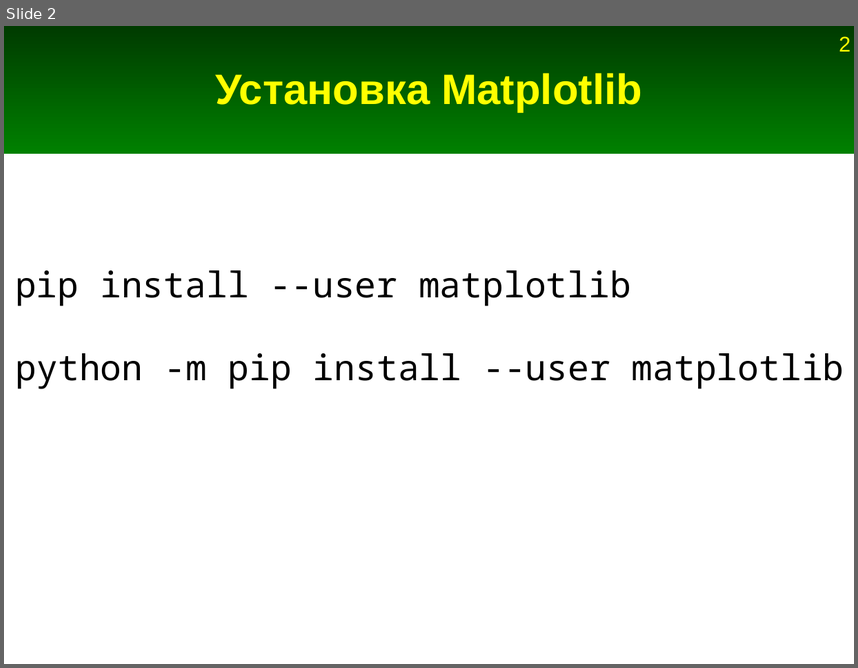
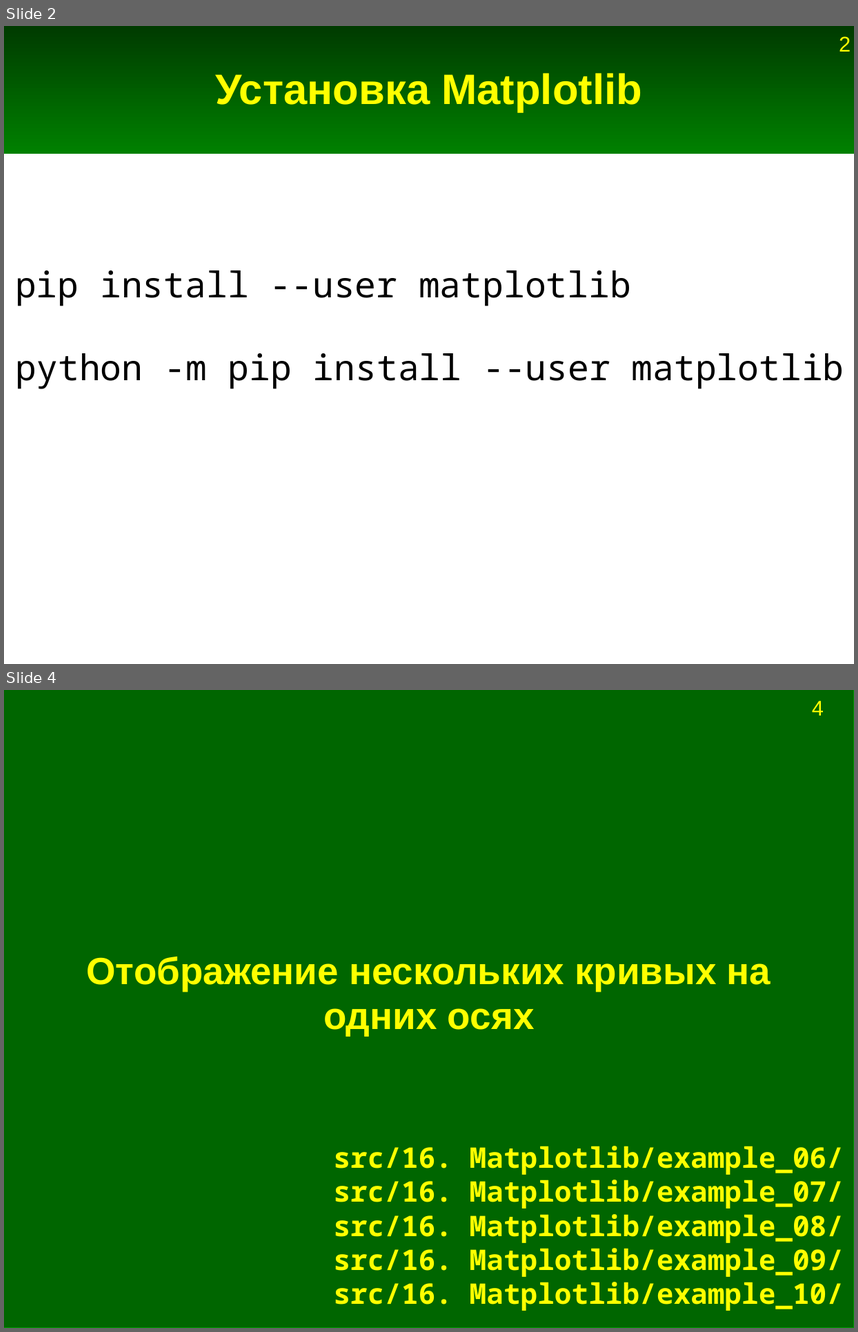
Before and after one commit to Jenyay/modelling, a slide deck: python language/presentations/16. Matplotlib.odp. Shown one above the other, each under a label of ours: slide 2 before the commit, slides 2 and 4 after it; the slides between them are not shown. The pictures are 858x668 and 858x1332 pixels, drawn with LibreOffice and Linux fonts; fonts in the diff are those of the drawing. Boxes give left, top, right and bottom in pixels: in the first picture for what was removed or moved away, otherwise in the second. Text is boxed around its words. In the diff, an @@ line names an element or a change of style, - is before the commit and + after.

Commit message:
Добавления и исправления в презентации про Numpy и Matplotlib

```diff
--- a/python language/presentations/16. Matplotlib.odp
+++ b/python language/presentations/16. Matplotlib.odp
@@ slide 4 added at [4, 690, 854, 1328], background #FFFFFF @@
@@ rectangle added at [4, 690, 854, 1328], fill #006600, outline #009900 0 pt @@
@@ page number added at [812, 700, 824, 716], 18 pt, text #FFFF00 @@
+4
@@ title added at [86, 956, 771, 1036], 32 pt, text #FFFF00, bold @@
+Отображение нескольких кривых на одних осях
@@ title added at [334, 1145, 844, 1310], 24 pt, text #FFFF00, bold @@
+src/16. Matplotlib/example_06/
+src/16. Matplotlib/example_07/
+src/16. Matplotlib/example_08/
+src/16. Matplotlib/example_09/
+src/16. Matplotlib/example_10/
```
Also in this commit, not shown: 9 other slides added, 3 slides removed, 2 other files.
